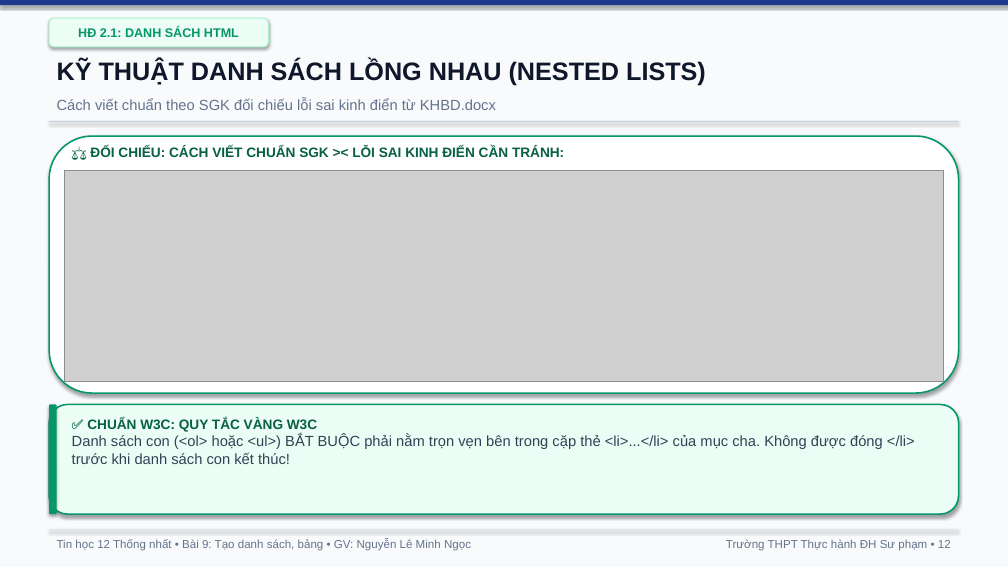
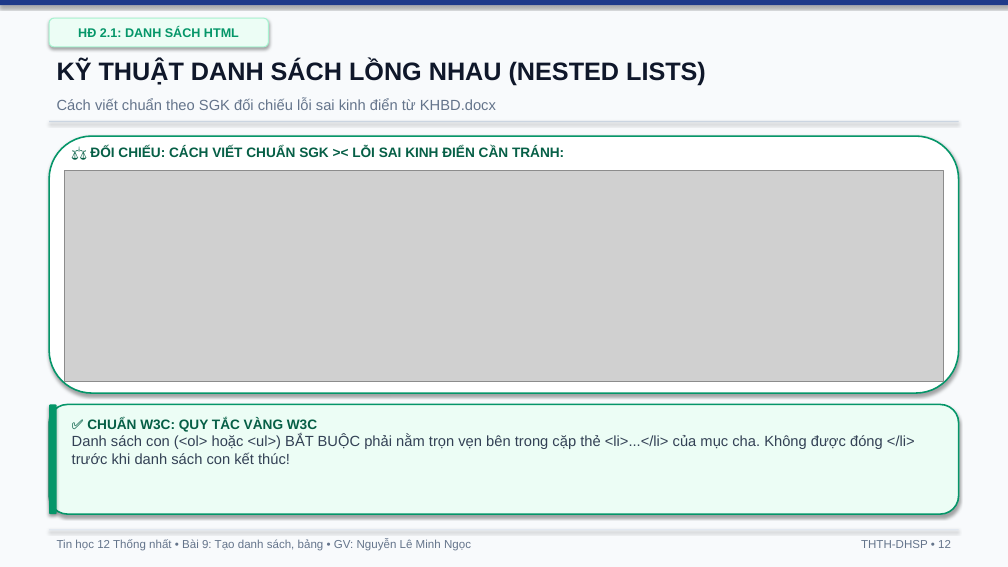
Before and after one commit to mngoc3110/TinHoc, a slide deck: slide 12 of Tin12/Bai9/Bai9_TrinhChieu.pptx. Drawn at 1008x567 pixels with LibreOffice and Linux fonts; fonts in the diff are those of the drawing; grey boxes stand for pictures. Boxes give left, top, right and bottom in pixels: in the first picture for what was removed or moved away, otherwise in the second. Text is boxed around its words. In the diff, an @@ line names an element or a change of style, - is before the commit and + after.

Commit message:
fix(Bai9): đổi tên trường trong toàn bộ bài trình chiếu PPT thành THTH-DHSP

```diff
--- a/Tin12/Bai9/Bai9_TrinhChieu.pptx
+++ b/Tin12/Bai9/Bai9_TrinhChieu.pptx
@@ text at bbox=[861, 540, 951, 548]: text changed @@
-Trường THPT Thực hành ĐH Sư phạm • 12
+THTH-DHSP • 12
```
Also in this commit, not shown: 27 other slides changed, 1 other file.
